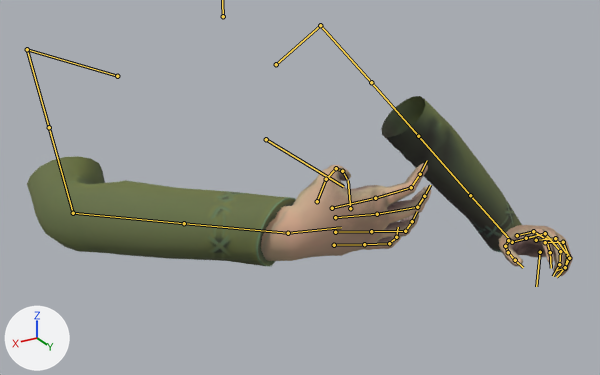
A saved change to the FBX model 0_Final Exports/Player Character/FirstPersonModel+Animations/Animations/Anim_SendingStone_Click_Left.fbx.
Rendered twice from a 50 mm camera at (0.511, 1.062, 0.242) aimed at (-0.039, 0.144, -0.217). The axes (+X, +Y, +Z) are drawn at lower left. The lights are the same throughout. Both versions are drawn at frame 26 of the action 'Scene'; the numbers are the values there. The bones that bend it are drawn over the model as lines.

In view in the first picture: 'hands'.
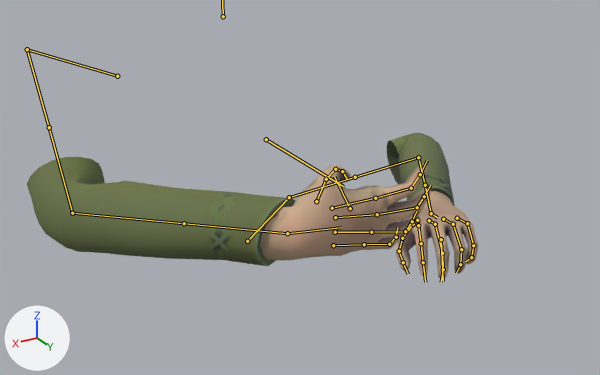
The change in detail:
Bone 'DEF_Shoulder.L.001' (bone_def_shoulder_l_001) moves from (-0.005, -0.001, 0.002) to (-0.278, -0.088, 0.103).
Bone 'DEF_Bicep.L.001' (bone_def_bicep_l_001) turns from (-13, 14, 32) to (-16, -5, -24) degrees about its own x, y and z.
Bone 'DEF_ForeArm.L.001' (bone_def_forearm_l_001) turns from (28, 1, -5) to (-83, 10, 11) degrees about its own x, y and z.
Bone 'DEF_ForeArm.L.002' (bone_def_forearm_l_002) turns from (0, -5, 0) to (0, 1, 0) degrees about its own x, y and z.
Bone 'DEF_Hand.L.001' (bone_def_hand_l_001) turns from (-100, -17, -35) to (-1, 1, -25) degrees about its own x, y and z.
Bone 'DEF_Pinky.L.001' (bone_def_pinky_l_001) turns from (0, 0, 0) to (-2, 0, 0) degrees about its own x, y and z.
Bone 'DEF_Pinky.L.002' (bone_def_pinky_l_002) turns from (-55, 0, 0) to (-46, 0, 0) degrees about its own x, y and z.
Bone 'DEF_ForeArm.R.002' (bone_def_forearm_r_002) turns from (0, -11, 0) to (0, -20, 0) degrees about its own x, y and z.
Bone 'DEF_Hand.R.001' (bone_def_hand_r_001) turns from (-33, 46, -43) to (-45, 50, -53) degrees about its own x, y and z.

Location of each change, (x1, y1, x2, y2) in pixels of the pictures (600 x 375 px):
'hands', posed (17% narrower, 18% shorter): before (27, 96, 573, 276); after (27, 132, 478, 279)
bone 'DEF_Shoulder.L.001', root to tip: before (276, 64) to (320, 25); after (247, 241) to (289, 197)
bone 'DEF_Bicep.L.001', root to tip: before (320, 25) to (371, 82); after (289, 197) to (355, 177)
bone 'DEF_ForeArm.L.001', root to tip: before (418, 136) to (470, 195); after (418, 157) to (425, 185)
bone 'DEF_ForeArm.L.002', root to tip: before (470, 195) to (512, 242); after (425, 185) to (431, 213)
bone 'DEF_Hand.L.001', root to tip: before (512, 242) to (534, 236); after (431, 213) to (437, 217)
bone 'DEF_Pinky.L.001', root to tip: before (545, 242) to (563, 242); after (457, 218) to (467, 223)
bone 'DEF_Pinky.L.002', root to tip: before (563, 242) to (569, 258); after (467, 223) to (473, 245)
bone 'DEF_ForeArm.R.002', root to tip: before (184, 223) to (288, 233); after (184, 223) to (287, 233)
bone 'DEF_Hand.R.001', root to tip: before (288, 233) to (341, 227); after (287, 233) to (341, 227)
